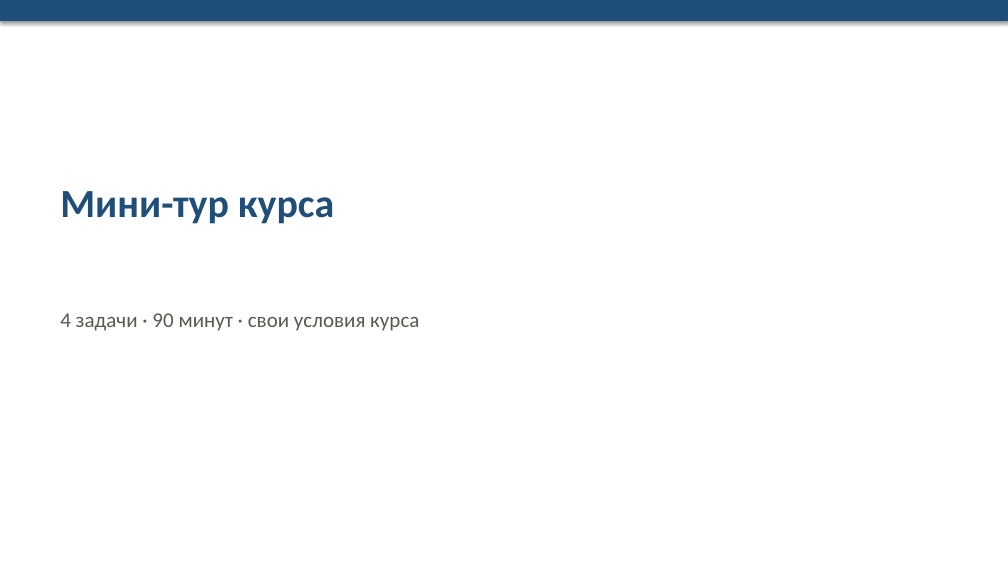
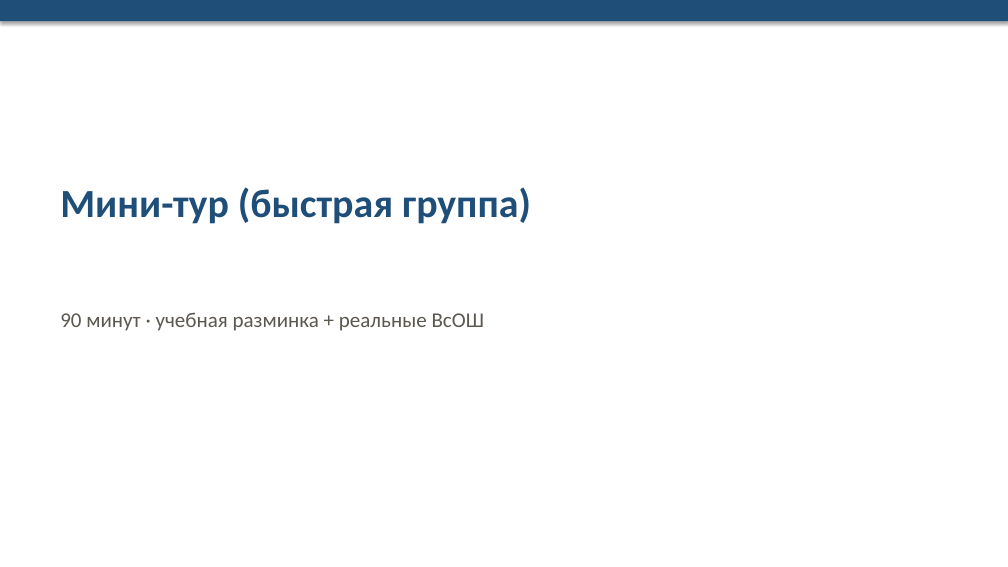
Before and after one commit to NastyaKL95/plan, a slide deck: slide 1 of informatika-mun-26-27/kurs-olimpiada-12h/office/Prezentaciya_mini_tur.pptx. Drawn at 1008x567 pixels with LibreOffice and Linux fonts; fonts in the diff are those of the drawing. Boxes give left, top, right and bottom in pixels: in the first picture for what was removed or moved away, otherwise in the second. Text is boxed around its words. In the diff, an @@ line names an element or a change of style, - is before the commit and + after.

```diff
--- a/informatika-mun-26-27/kurs-olimpiada-12h/office/Prezentaciya_mini_tur.pptx
+++ b/informatika-mun-26-27/kurs-olimpiada-12h/office/Prezentaciya_mini_tur.pptx
@@ text at [60,187,531,224]: text changed @@
-Мини-тур курса
+Мини-тур (быстрая группа)
@@ text at [60,312,484,331]: text changed @@
-4 задачи · 90 минут · свои условия курса
+90 минут · учебная разминка + реальные ВсОШ
```
Also in this commit, not shown: 1 other slide changed, 4 slides added, 3 slides removed, 23 other files.
